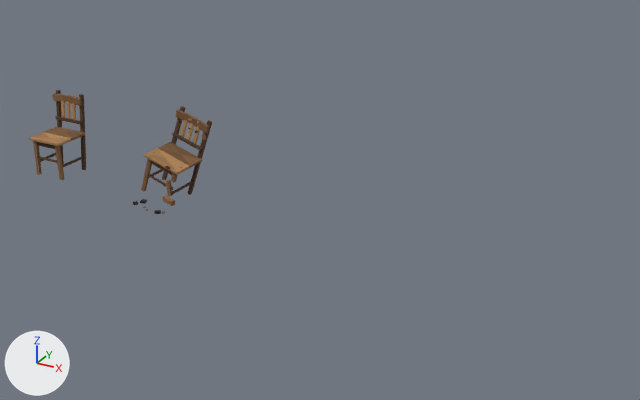
Two versions of the Blender file models/furniture/chair_wood.blend, one commit apart.
Rendered twice from a 50 mm lens placed at (7.58, -7.06, 3.9), pointed at (3.62, 0.15, 0.3). Every picture has the same lights, and +X, +Y and +Z are marked at lower left. The first picture is the older version.

The first picture shows 'chair_wood_derevyannyy_broken', 'chair_wood_derevyannyy_idle'.
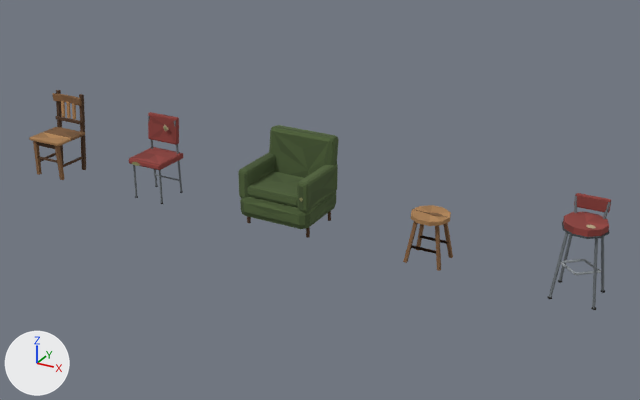
Diff of the bpy script that builds the scene:
```diff
--- a/models/furniture/chair_wood.blend.py
+++ b/models/furniture/chair_wood.blend.py
@@ me_chair_wood_barnyy_stul_idle @@
+me_chair_wood_barnyy_stul_idle.from_pydata(...)  # 274 vertices, 215 faces; spans x -0.21..0.21, y -0.19..0.203, z -0.002..0.88
+me_chair_wood_barnyy_stul_idle.materials.append(mat_palette)  # picture img_palette_png
@@ me_chair_wood_taburet_idle @@
+me_chair_wood_taburet_idle.from_pydata(...)  # 101 vertices, 82 faces; spans x -0.19..0.19, y -0.181..0.181, z -0.004..0.483
+me_chair_wood_taburet_idle.materials.append(mat_palette)  # picture img_palette_png
@@ me_chair_wood_kreslo_idle @@
+me_chair_wood_kreslo_idle.from_pydata(...)  # 443 vertices, 479 faces; spans x -0.4..0.4, y -0.25..0.501, z 0.0..0.899
+me_chair_wood_kreslo_idle.materials.append(mat_palette)  # picture img_palette_png
@@ me_chair_wood_myagkiy_stul_idle @@
+me_chair_wood_myagkiy_stul_idle.from_pydata(...)  # 276 vertices, 235 faces; spans x -0.215..0.215, y -0.222..0.215, z 0.0..0.88
+me_chair_wood_myagkiy_stul_idle.materials.append(mat_palette)  # picture img_palette_png
@@ ob_chair_wood_derevyannyy_broken @@
-ob_chair_wood_derevyannyy_broken = bpy.data.objects.new('chair_wood_derevyannyy_broken', me_chair_wood_derevyannyy_broken)
-ob_chair_wood_derevyannyy_broken.location = (1.785, 0.0, 0.0)
@@ ob_chair_wood_barnyy_stul_idle @@
+ob_chair_wood_barnyy_stul_idle = bpy.data.objects.new('chair_wood_barnyy_stul_idle', me_chair_wood_barnyy_stul_idle)
+ob_chair_wood_barnyy_stul_idle.location = (6.27, 0.0, 0.0)
@@ ob_chair_wood_taburet_idle @@
+ob_chair_wood_taburet_idle = bpy.data.objects.new('chair_wood_taburet_idle', me_chair_wood_taburet_idle)
+ob_chair_wood_taburet_idle.location = (4.87, 0.0, 0.0)
@@ ob_chair_wood_kreslo_idle @@
+ob_chair_wood_kreslo_idle = bpy.data.objects.new('chair_wood_kreslo_idle', me_chair_wood_kreslo_idle)
+ob_chair_wood_kreslo_idle.location = (3.28, 0.0, 0.0)
@@ ob_chair_wood_myagkiy_stul_idle @@
+ob_chair_wood_myagkiy_stul_idle = bpy.data.objects.new('chair_wood_myagkiy_stul_idle', me_chair_wood_myagkiy_stul_idle)
+ob_chair_wood_myagkiy_stul_idle.location = (1.665, 0.0, 0.0)
```

Where the change shows, as pixel boxes (x1, y1, x2, y2) in the pictures (640 x 400 px):
'chair_wood_kreslo_idle', added (green): after (238, 125, 339, 238)
'chair_wood_derevyannyy_broken', deleted (brown): before (133, 106, 212, 214)
'chair_wood_barnyy_stul_idle', added (brown): after (547, 193, 611, 310)
'chair_wood_myagkiy_stul_idle', added (brown): after (129, 112, 183, 204)
'chair_wood_taburet_idle', added (brown): after (403, 205, 453, 271)
